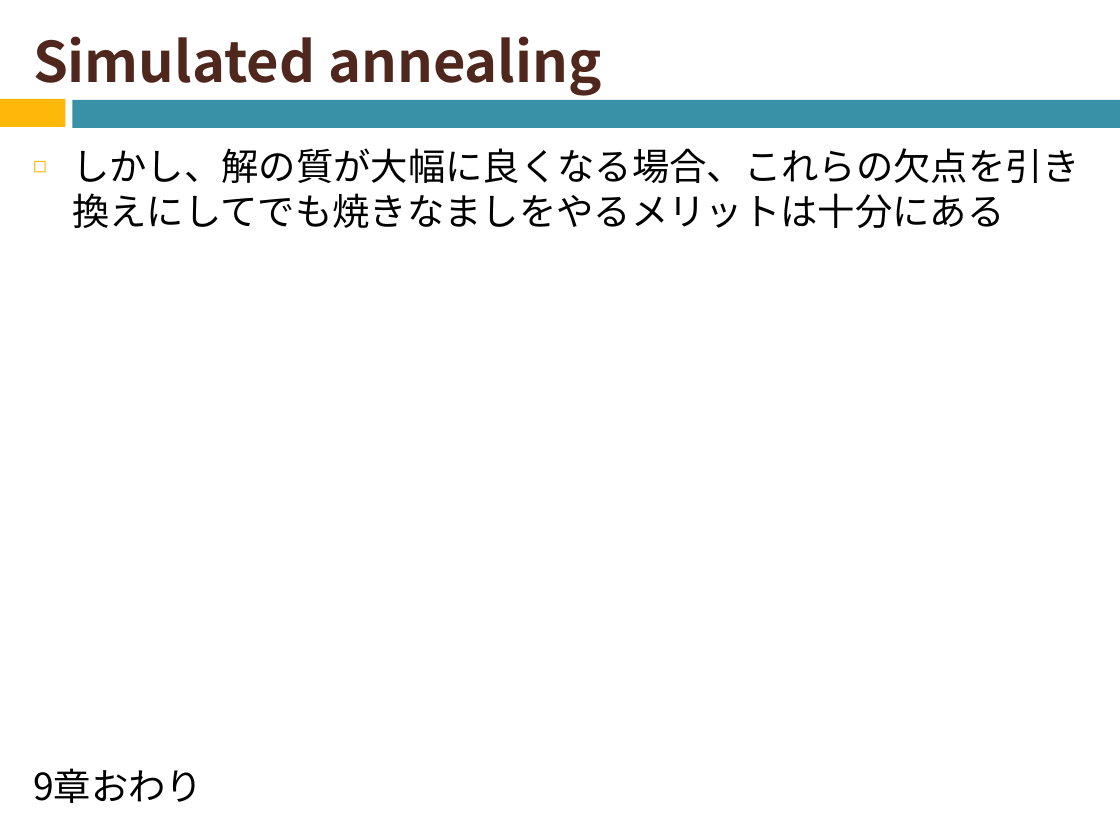
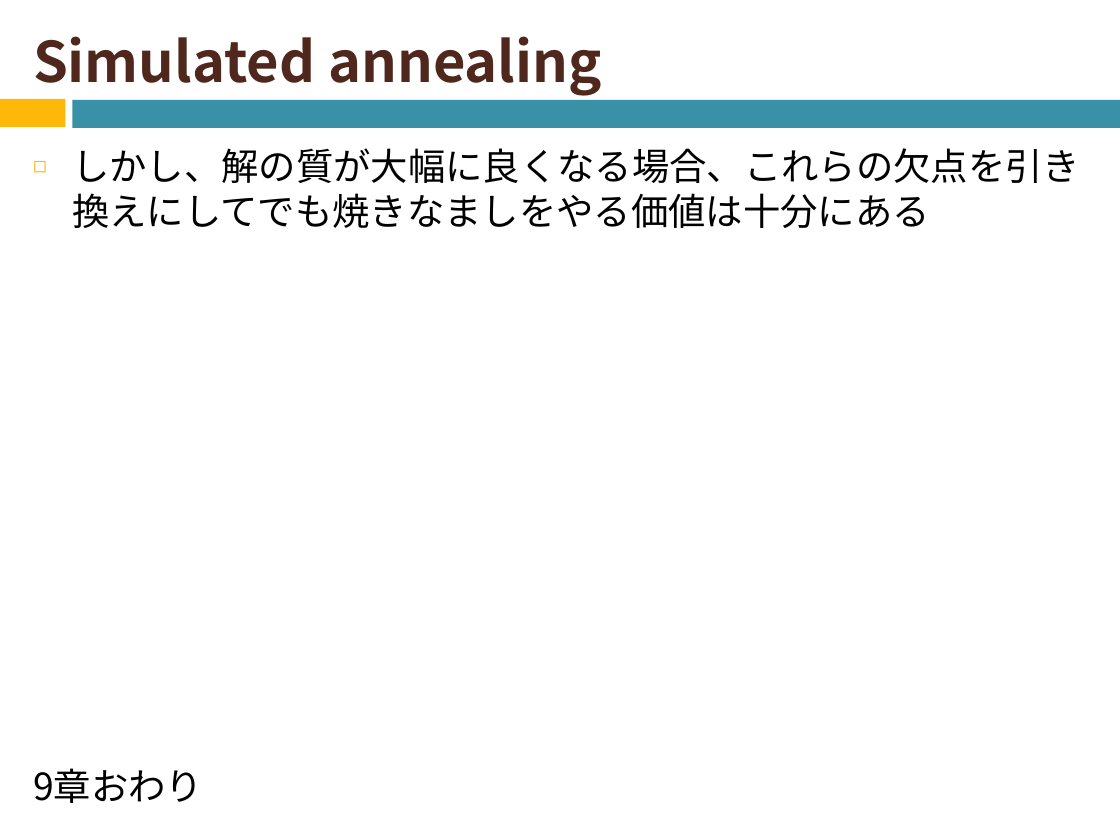
Before and after one commit to naruse-takamasa/seminar, a slide deck: slide 33 of slide/CopingWithNPCompleteness2.potx. Drawn at 1120x840 pixels with LibreOffice and Linux fonts; fonts in the diff are those of the drawing. Boxes give left, top, right and bottom in pixels: in the first picture for what was removed or moved away, otherwise in the second. Text is boxed around its words. In the diff, an @@ line names an element or a change of style, - is before the commit and + after.

```diff
--- a/slide/CopingWithNPCompleteness2.potx
+++ b/slide/CopingWithNPCompleteness2.potx
@@ text at (x1=72, y1=148, x2=1080, y2=228): text changed @@
-◻ しかし、解の質が大幅に良くなる場合、これらの欠点を引き換えにしてでも焼きなましをやるメリットは十分にある
+◻ しかし、解の質が大幅に良くなる場合、これらの欠点を引き換えにしてでも焼きなましをやる価値は十分にある
```
Also in this commit, not shown: 5 other slides changed.
